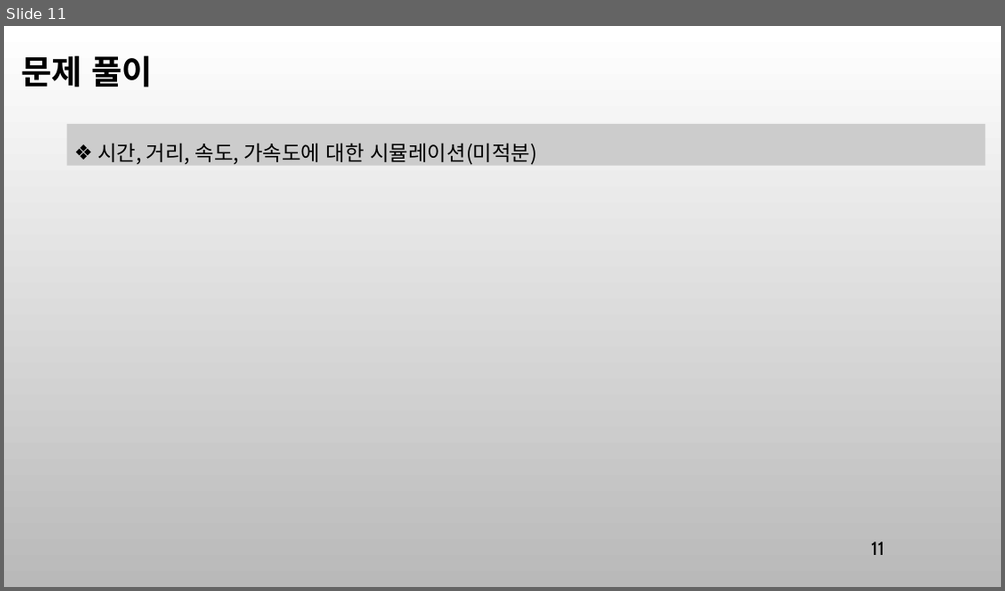
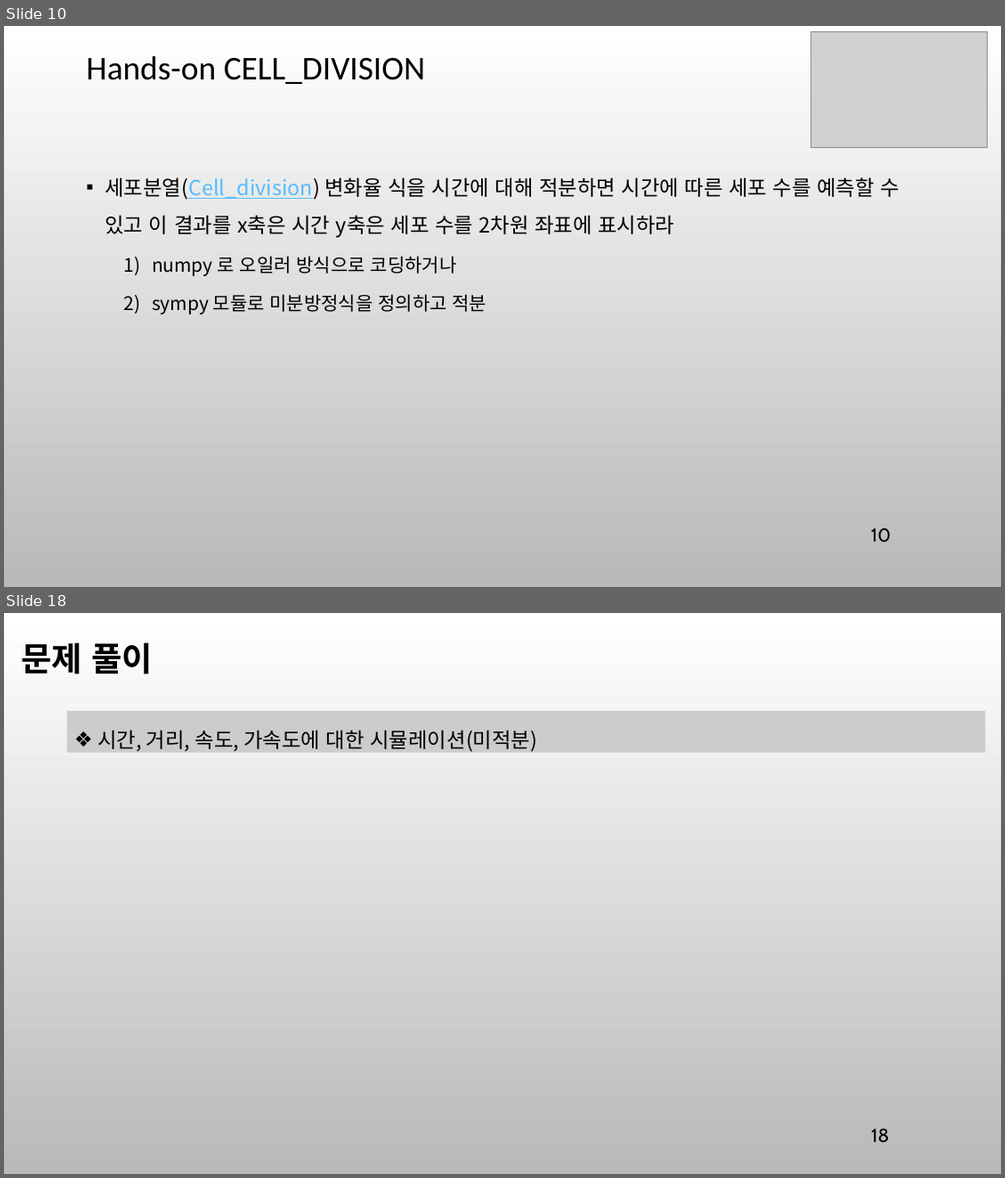
Before and after one commit to ancestor9/mathematics-for-machine-learning, a slide deck: 8_Modeling & Simulation.pptx. Shown one above the other, each under a label of ours: slide 11 before the commit, slides 10 and 18 after it; the slides between them are not shown. The pictures are 1005x591 and 1005x1178 pixels, drawn with LibreOffice and Linux fonts; fonts in the diff are those of the drawing; grey boxes stand for pictures; background and template pictures are left out. Boxes give left, top, right and bottom in pixels: in the first picture for what was removed or moved away, otherwise in the second. Text is boxed around its words. In the diff, an @@ line names an element or a change of style, - is before the commit and + after.

```diff
--- a/8_Modeling & Simulation.pptx
+++ b/8_Modeling & Simulation.pptx
@@ slide 10 added at box(4, 26, 1001, 587), background picture (left out) @@
@@ picture added at box(811, 31, 987, 148) @@
@@ title added at box(86, 56, 425, 84), 32 pt, text #000000 @@
+Hands-on CELL_DIVISION
@@ text added at box(105, 177, 898, 314), 20 pt, text #000000 @@
+▪ 세포분열(Cell_division) 변화율 식을 시간에 대해 적분하면 시간에 따른 세포 수를 예측할 수 있고 이 결과를 x축은 시간 y축은 세포 수를 2차원 좌표에 표시하라
+  1) numpy 로 오일러 방식으로 코딩하거나
+  2) sympy 모듈로 미분방정식을 정의하고 적분
@@ page number added at box(871, 528, 890, 542), 18 pt, text #000000 @@
+10
@@ what was slide 11 is now slide 18 @@
@@ page number at box(871, 1128, 889, 1143): text changed @@
-11
+18
```
Also in this commit, not shown: 10 slides changed, 7 other slides added, 1 slide removed.
